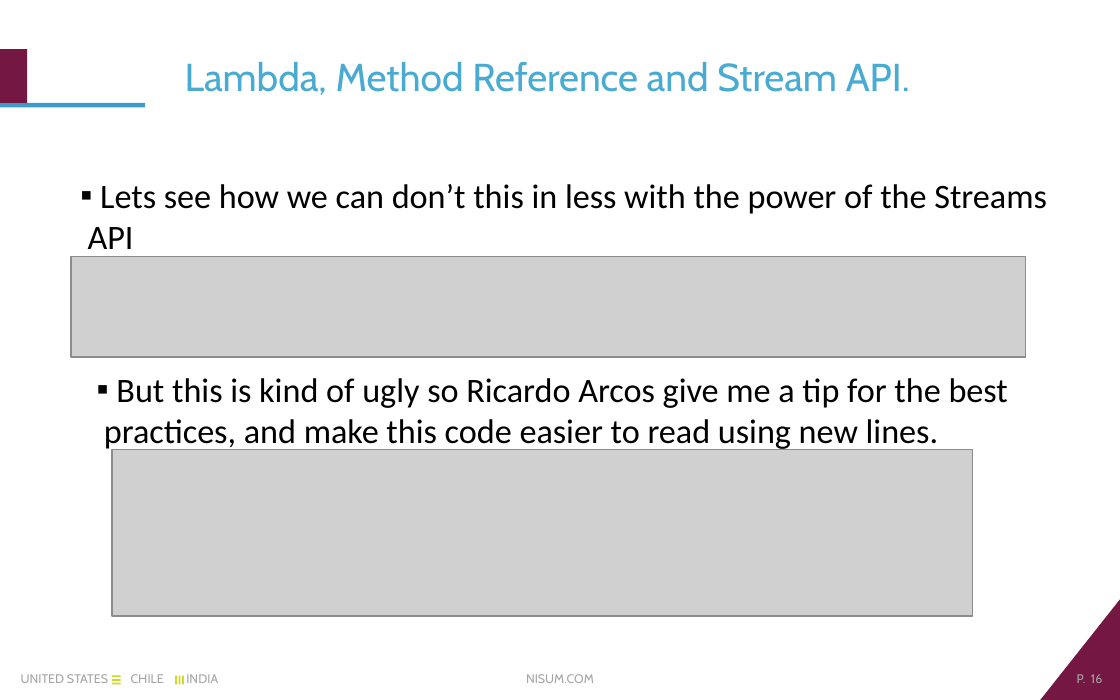
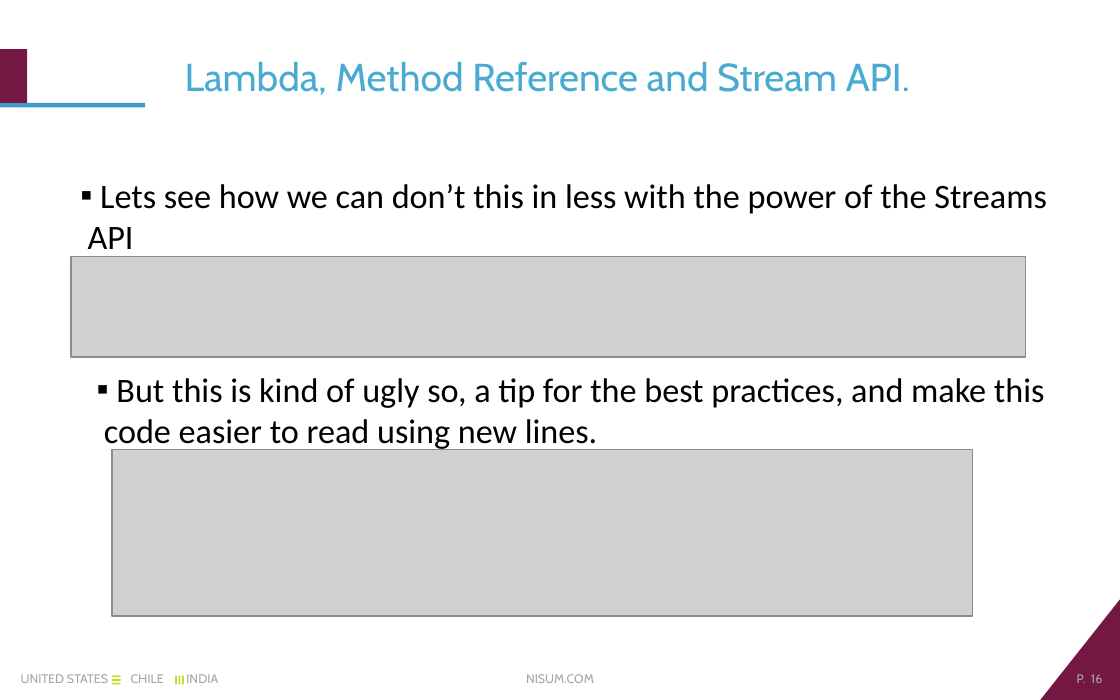
Before and after one commit to sebariquelme/SimpleJava8Examples, a slide deck: slide 16 of Nisum Java 8.pptx. Drawn at 1120x700 pixels with LibreOffice and Linux fonts; fonts in the diff are those of the drawing; grey boxes stand for pictures; background and template pictures are left out. Boxes give left, top, right and bottom in pixels: in the first picture for what was removed or moved away, otherwise in the second. Text is boxed around its words. In the diff, an @@ line names an element or a change of style, - is before the commit and + after.

```diff
--- a/Nisum Java 8.pptx
+++ b/Nisum Java 8.pptx
@@ text at (x1=104, y1=378, x2=1045, y2=452): text changed @@
-▪ But this is kind of ugly so Ricardo Arcos give me a tip for the best practices, and make this code easier to read using new lines.
+▪ But this is kind of ugly so, a tip for the best practices, and make this code easier to read using new lines.
```
Also in this commit, not shown: 1 other slide changed.
